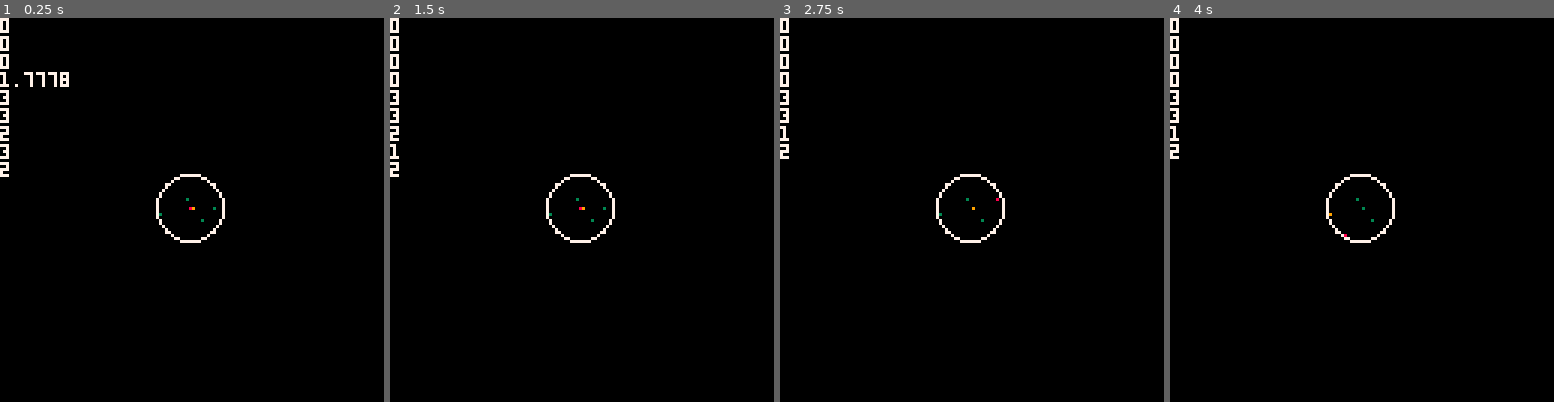
Above: before the commit, frames 1-4 (left to right).
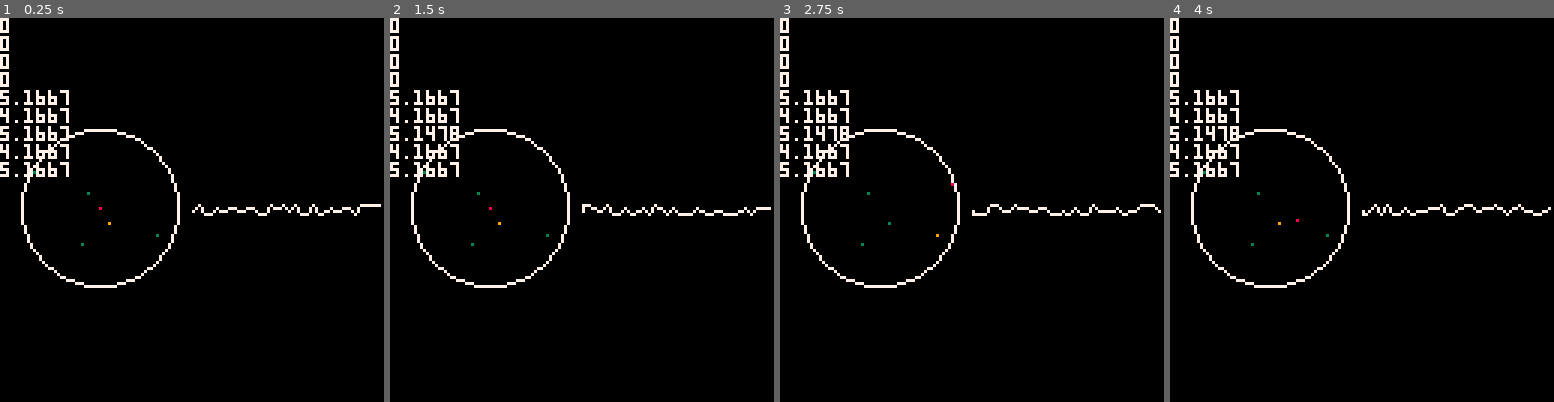
Above: after the commit, the same moments.

Repository: GerodruS/scanner8
Game: PICO-8 cartridge game.p8
Two runs of this game, one before a commit and one after it. Both use one fixed random seed, a clock stepped at 60 frames per second and the inputs below.
Inputs:
- Up to frame 1 (0.25 s): no input
- Up to frame 2 (1.5 s): tap X (X key) at 0.33, 1.07 s
- Up to frame 3 (2.75 s): hold Right 1.6-2.1 s; tap X (X key) at 1.85 s; hold Up 2.15-2.42 s; hold Right from 2.47 s (still down)
- Up to frame 4 (4 s): tap X (X key) at 2.97 s; release Right at 3.03 s; hold Left 3.08-3.58 s; hold Down 3.63-3.97 s

The runs differ from the first frame. In frame 1, 3.2% of the frame differs, in the area x 0-100%, y 14-71%; in frame 2, 3.0%; in frame 3, 3.0%; in frame 4, 3.0%.

Commit message:
Started to add graph

Diff:
--- a/game.p8
+++ b/game.p8
@@ -3,9 +3,9 @@
 __lua__
 --main
 function _init()
- planet_center={63.5,63.5}
- planet_radius=10
- scanner_pos={63,63}
+ planet_center={63.5-30,63.5}
+ planet_radius=25
+ scanner_pos=vcpy(planet_center)
  sources={}
 
  generate_sources()
@@ -63,6 +63,31 @@
  end
 
  pset(scanner_pos[1],scanner_pos[2],8)
+
+ draw_graph(resources)
+end
+
+function draw_graph(resources)
+ local pos={64,64}
+ local len=64
+ local resource_len=len/4
+ local noise=4
+
+-- local ps={pos}
+ color(7)
+ local p=vcpy(pos)
+ for i=0,len-1,2 do
+  local x=pos[1]+i
+  local y=pos[2]+noise/2-rnd(noise)
+  local ri=flr(i/resource_len)+1
+--  print(ri)
+  y-=resources[ri]*10
+  line(p[1],p[2],x,y)
+  p[1]=x
+  p[2]=y
+ end
+
+
 end
 -->8
 --vector math
@@ -109,6 +134,8 @@
 function generate_sources()
  local r=planet_radius
  local d=r*2
+ local min_r=planet_radius/6
+ local max_r=planet_radius/4
  srand(0)
 	for i=1,5 do
 	 local p={flr(rnd(d))-r,flr(rnd(d))-r}
@@ -119,7 +146,7 @@
 	 end
 	 vadd(p,planet_center)
 	 vflr(p)
-	 p.radius=2+flr(rnd(2))
+	 p.radius=min_r+flr(rnd(max_r-min_r))
 	 p.stype=1+flr(rnd(4))
 	 p.amount=4+flr(rnd(4))
 	 add(sources,p)
